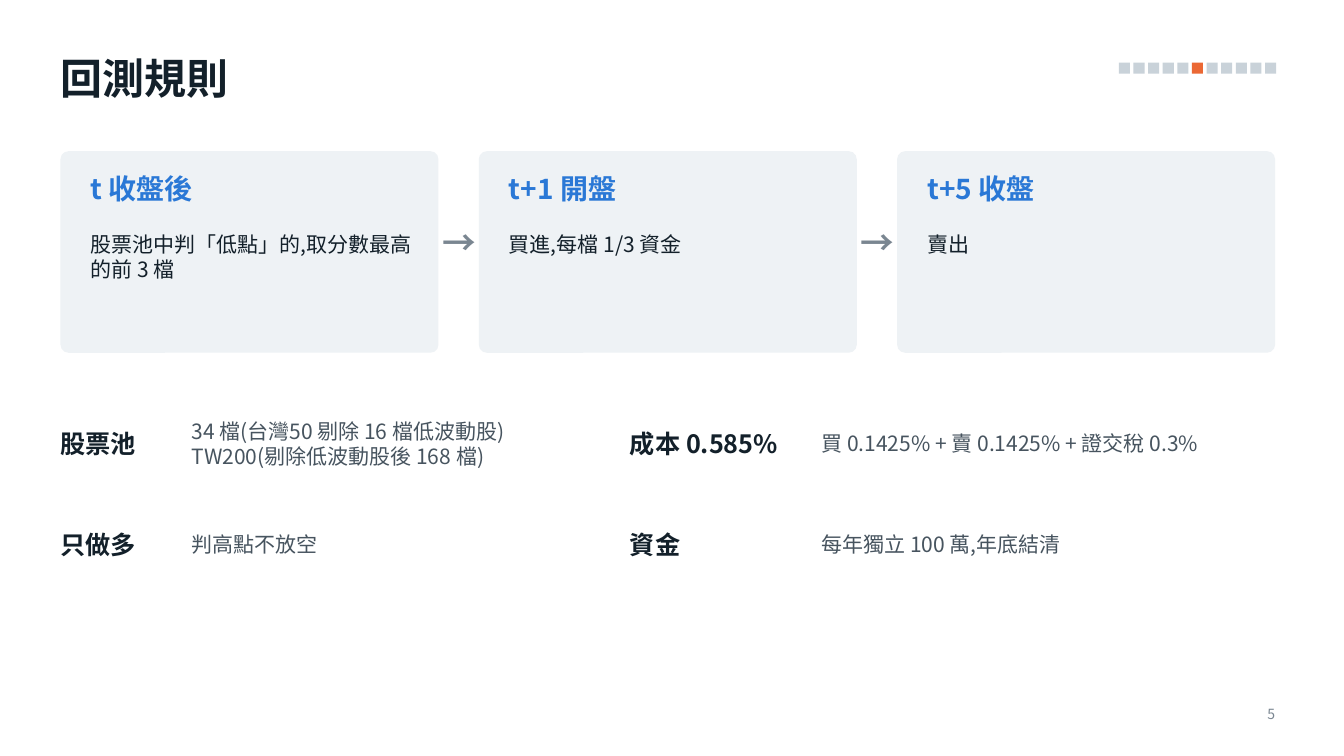
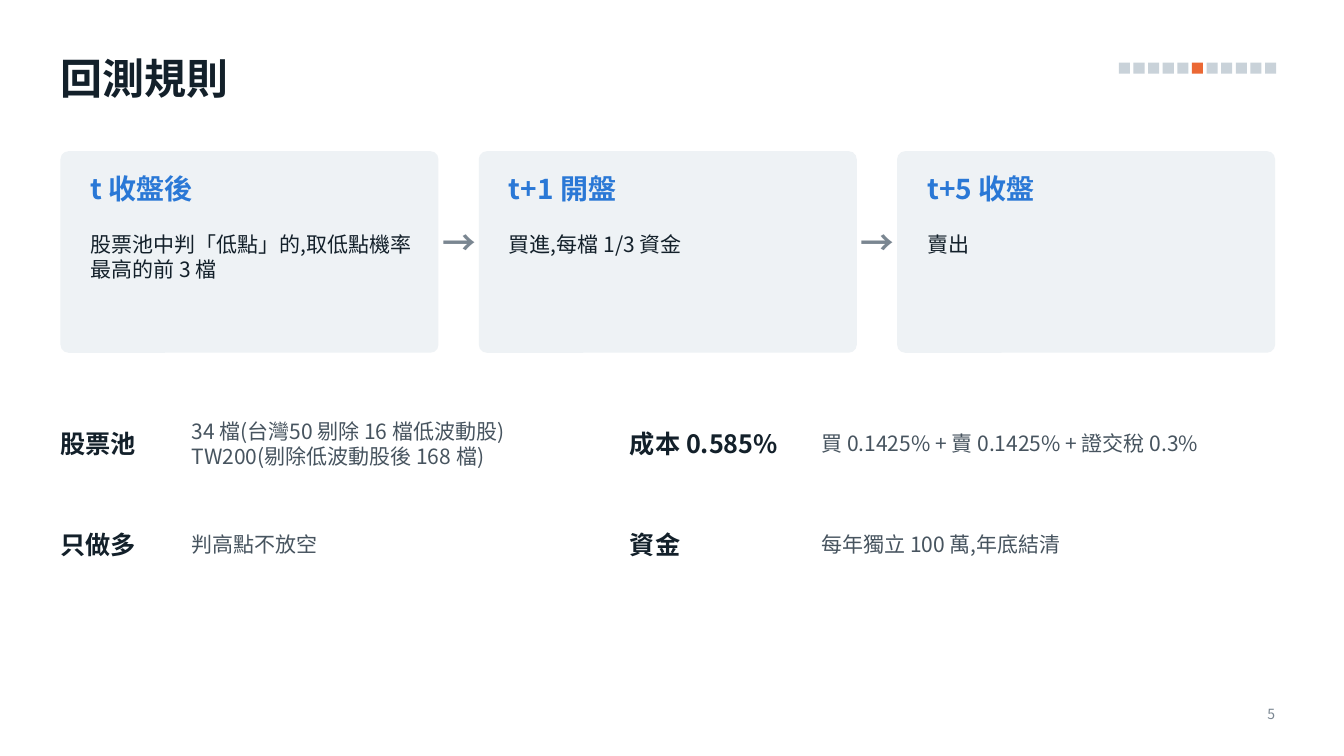
Before and after one commit to alextixu/fcukproject, a slide deck: slide 5 of method_kline_peak/report/kline_peak_report.pptx. Drawn at 1344x756 pixels with LibreOffice and Linux fonts; fonts in the diff are those of the drawing. Boxes give left, top, right and bottom in pixels: in the first picture for what was removed or moved away, otherwise in the second. Text is boxed around its words. In the diff, an @@ line names an element or a change of style, - is before the commit and + after.

```diff
--- a/method_kline_peak/report/kline_peak_report.pptx
+++ b/method_kline_peak/report/kline_peak_report.pptx
@@ text at [91, 234, 412, 279]: text changed @@
-股票池中判「低點」的,取分數最高的前 3 檔
+股票池中判「低點」的,取低點機率最高的前 3 檔
```
Also in this commit, not shown: 8 other slides changed, 2 slides added, 3 slides removed, 7 other files.
